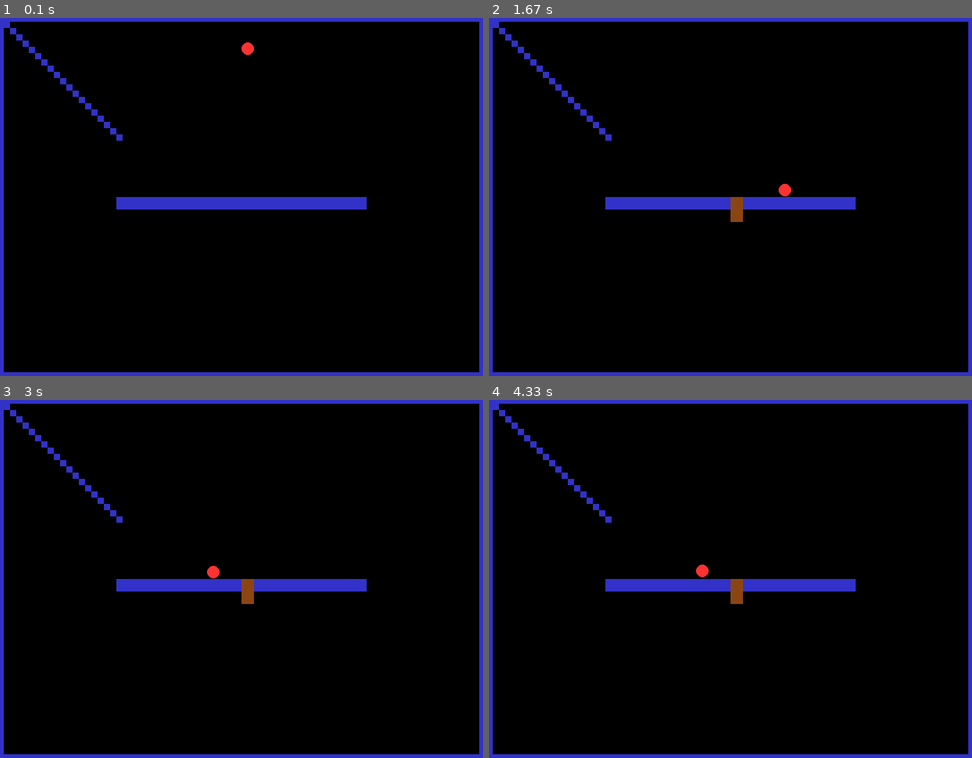
Above: before the commit, frames 1-4 (two rows, left to right).
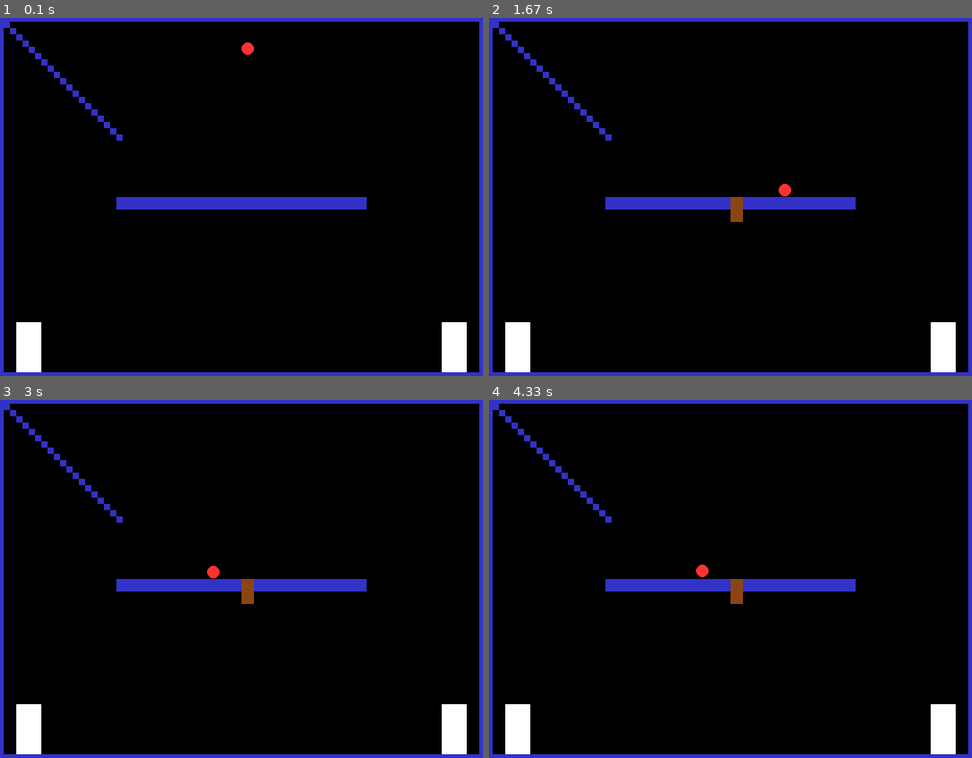
Above: after the commit, the same moments.

Repository: dankelley2/Pygame_BasicExamples
Game: pygame game, started from Platformer/game.py
The game is run twice, just before and just after one commit, with the same random seed, the same clock (stepped at 60 frames per second) and the same inputs.
Inputs (mouse positions are in pixels of both pictures, inside the frame that each line leads up to):
- Up to frame 1 (0.1 s): no input
- Up to frame 2 (1.67 s): click (730, 197) at 0.38 s; hold D 0.67-1.13 s; move the mouse to (711, 214) at 0.7 s; click (735, 222) at 1.22 s; hold D from 1.5 s (still down)
- Up to frame 3 (3 s): release D at 1.97 s; hold A 2-2.53 s; hold A 2.57-2.97 s
- Up to frame 4 (4.33 s): tap Space at 3, 3.4, 3.7, 4.07 s; hold D 3.33-3.97 s; hold A from 4 s (still down)

The runs differ from the first frame. In frame 1, 1.4% of the frame differs, in the area x 3-97%, y 84-99%; in frame 2, 1.4%; in frame 3, 1.4%; in frame 4, 1.4%.

Commit message:
scene updates

Diff:
--- a/Platformer/classes/entities.py
+++ b/Platformer/classes/entities.py
@@ -73,7 +73,7 @@
 
     all_objects=[]
 
-    def __init__(self, x, y, width, height, color, vx, vy):
+    def __init__(self, x, y, width, height, color, vx=0, vy=0):
         super().__init__(x, y, width, height, color)
         self.mass = width * height
         self.imass = 1 / self.mass
@@ -110,6 +110,11 @@
     def hit_by(self, other, collision_vector: pgm.Vector2):
         pass
 
+# Goal class that represents the goal in the game
+class Goal(Physical):
+    def __init__(self, x, y, width=40, height=80, color=(255,255,255)):
+        super().__init__(x, y, width, height, color)
+        self.locked = True
 
 # player class that represents the player in the game
 # This class inherits from Drawable, which is an example of polymorphism
@@ -120,6 +125,8 @@
         self.standing = False
         self.mass = math.pi * (width / 2) ** 2
         self.imass = 1 / self.mass
+        self.score = 0
+        self.health = 100
 
     def hit_by(self, other, collision_vector: pgm.Vector2):
         # if the other object is a wall
@@ -128,6 +135,11 @@
             if collision_vector.y == 1.0 and not self.standing:
                 self.vy = 0
                 self.standing = True
+
+        if isinstance(other, Goal):
+            # if the collision vector is pointing up, set the y velocity to 0, and standing to true
+            self.score += 1
+            other.destroy()
 
     # draw the object
     def draw(self, screen):
--- a/Platformer/classes/gamestate.py
+++ b/Platformer/classes/gamestate.py
@@ -2,10 +2,14 @@
 
 class GameState:
     def __init__(self):
+        # Initialize pygame when this class is instantiated
+        pygame.init()
         self.WIDTH, self.HEIGHT = 800, 600
-        self.screen = pygame.display.set_mode((self.WIDTH, self.HEIGHT), vsync=True)
+        self.screen = pygame.display.set_mode((self.WIDTH, self.HEIGHT))
         self.clock = pygame.time.Clock()
+        # set up game loop variable, may move this to a function later
         self.running = True
-
-        self.FPS = 60 # set FPS to something reasonable, Physics is locked to FPS at the moment
-        self.GRAVITY = 0.15
+        # set FPS to something reasonable
+        self.FPS = 60
+        # other setup stuff, will move this to a function later
+        self.GRAVITY = 0.25
--- a/Platformer/classes/scenes.py
+++ b/Platformer/classes/scenes.py
@@ -1,88 +1,164 @@
-from . import gamestate, entities, controllers
+from . import entities, physics, controllers, gamestate
+from abc import ABC, abstractmethod
+import pygame
 
-# basic scene class with: name variable, start function, next_scene variable
-class Scene:
-    def __init__(self, name):
-        self.name = name
-        self.game_state = gamestate.GameState()
-        self.engine: function = None
-        self.next_scene = None
-        self.dynamic_objects = []
-        self.walls = []
+class Scene(ABC):
+    def __init__(self, game_state : gamestate.GameState):
+        self.game_state = game_state
 
-    # def run(self, game_state):
-    #     if self.engine is not None:
-    #         self.engine(game_state)
-    #         if self.next_scene is not None:
-    #             self.next_scene.run(game_state)
-
-    def draw(self):
-        pass
-
+    @abstractmethod
     def setup(self):
         pass
 
-    # add a dynamic object to the scene
-    def add_dynamic_object(self, obj):
-        self.dynamic_objects.append(obj)
+    @abstractmethod
+    def run_engine(self):
+        pass
 
-    # add a wall to the scene
-    def add_wall(self, wall):
-        self.walls.append(wall)
+    @abstractmethod
+    def next_scene(self):
+        pass
 
-    def remove_dynamic_object(self, obj):
-        self.dynamic_objects.remove(obj)
+class Level_1(Scene):
+    def setup(self):
+        # clear all entities from the game state
+        clear_entities(self.game_state)
 
-    def remove_wall(self, wall):
-        self.walls.remove(wall)
+        # add walls around the edges of the screen
+        entities.Wall(0, 0, self.game_state.WIDTH, 20, color=(50, 50, 200))
+        entities.Wall(0, 0, 20, self.game_state.HEIGHT, color=(50, 50, 200))
+        entities.Wall(self.game_state.WIDTH - 20, 0, 20, self.game_state.HEIGHT, color=(50, 50, 200))
+        entities.Wall(0, self.game_state.HEIGHT - 20, self.game_state.WIDTH, 20, color=(50, 50, 200))
 
-    def clear_dynamic_objects(self):
-        self.dynamic_objects.clear()
+        # make a wall that spans half the screen horizontally
+        entities.Wall(self.game_state.WIDTH // 4, self.game_state.HEIGHT // 2, self.game_state.WIDTH // 2, 20, color=(50, 50, 200))
 
-    def clear_walls(self):
-        self.walls.clear()
+        # make 20x20 walls in a staircase pattern
+        for i in range(20):
+            entities.Wall(10 + i * 10, 10 + i * 10, 10, 10, color=(50, 50, 200))
 
-    def clear_all_objects(self):
-        self.clear_dynamic_objects()
-        self.walls.clear()
+        # make a Goal that is 100 px from the bottom, and 80 px from the right
+        entities.Goal(self.game_state.WIDTH - 80, self.game_state.HEIGHT - 100)
+        # make a Gola that is 100 px from the bottom, and 40 px from the left
+        entities.Goal(40, self.game_state.HEIGHT - 100)
+
+        # Create Character controller
+        self.player = entities.Player(self.game_state.WIDTH // 2, 50, 20, 20, color=(255, 50, 50))
+        self.game_state.character_controller = controllers.CharacterController(self.player)
+
+    # run the engine for this scene
+    def run_engine(self):
+        while True and self.game_state.running:
+            basic_engine(self.game_state)
+            basic_draw(self.game_state)
+            self.game_state.clock.tick(self.game_state.FPS)
+            if self.player.score == 2:
+                break
+
+    # determine the next scene, implment this later
+    def next_scene(self):
+        # determine and return the next scene
+        return Level_2(self.game_state)
 
 
-# level 1 scene class
-class level_1(Scene):
-    def __init__(self):
-        super().__init__("level_1")
-        self.next_scene = None
-        self.setup()
-
-    # setup the scene
+#Level 2 is the same as level 1, but with a different background color
+class Level_2(Scene):
     def setup(self):
-        # Character controller setup
-        player =  entities.Player(self.game_state.WIDTH // 2, 50, 20, 20, color=(255, 50, 50))
-        self.character_controller = controllers.CharacterController(player)
-
-        # Add to scene
-        self.add_dynamic_object(player)
+        # clear all entities from the game state
+        clear_entities(self.game_state)
 
         # add walls around the edges of the screen
-        self.add_wall(entities.Wall(0, 0, self.game_state.WIDTH, 20, color=(50, 50, 200)))
-        self.add_wall(entities.Wall(0, 0, 20, self.game_state.HEIGHT, color=(50, 50, 200)))
-        self.add_wall(entities.Wall(self.game_state.WIDTH - 20, 0, 20, self.game_state.HEIGHT, color=(50, 50, 200)))
-        self.add_wall(entities.Wall(0, self.game_state.HEIGHT - 20, self.game_state.WIDTH, 20, color=(50, 50, 200)))
+        entities.Wall(0, 0, self.game_state.WIDTH, 20, color=(200, 200, 200))
+        entities.Wall(0, 0, 20, self.game_state.HEIGHT, color=(200, 200, 200))
+        entities.Wall(self.game_state.WIDTH - 20, 0, 20, self.game_state.HEIGHT, color=(200, 200, 200))
+        entities.Wall(0, self.game_state.HEIGHT - 20, self.game_state.WIDTH, 20, color=(200, 200, 200))
+
         # make a wall that spans half the screen horizontally
-        self.add_wall(entities.Wall(self.game_state.WIDTH // 4, self.game_state.HEIGHT // 2, self.game_state.WIDTH // 2, 20, color=(50, 50, 200)))
+        entities.Wall(self.game_state.WIDTH // 4, self.game_state.HEIGHT // 2, self.game_state.WIDTH // 2, 20, color=(50, 50, 0))
+
         # make 20x20 walls in a staircase pattern
-        for i in range(10):
-            self.add_wall(entities.Wall(20 + i * 20, 20 + i * 20, 20, 20, color=(50, 50, 200)))
+        for i in range(20):
+            entities.Wall(10 + i * 10, 10 + i * 10, 10, 10, color=(50, 50, 200))
 
-    # Draw background with two layers of objects
-    def draw(self):
-        # Fill the screen with black
-        self.game_state.screen.fill((0, 0, 0))
+        # Create Character controller
+        player = entities.Player(self.game_state.WIDTH // 2, 50, 20, 20, color=(255, 50, 50))
+        self.game_state.character_controller = controllers.CharacterController(player)
 
-        # Draw the walls
-        for obj in self.walls:
-            obj.draw(self.game_state.screen)
+    # run the engine for this scene
+    def run_engine(self):
+        while True and self.game_state.running:
+            basic_engine(self.game_state)
+            basic_draw(self.game_state)
+            self.game_state.clock.tick(self.game_state.FPS)
 
-        # Draw the dynamic objects
-        for obj in self.dynamic_objects:
-            obj.draw(self.game_state.screen)
+    # determine the next scene, implment this later
+    def next_scene(self):
+        # determine and return the next scene
+        return None
+
+# clear Wall and Physical of all entities
+def clear_entities(game_state: gamestate.GameState):
+    entities.Wall.list_of_walls.clear()
+    entities.Physical.all_objects.clear()
+
+def basic_engine(game_state: gamestate.GameState):
+    # Process game events
+    # Set up character controller input object
+    game_state.input = controllers.Input()
+
+    # Event handling (Conrols etc)
+    for event in pygame.event.get():
+        if event.type == pygame.QUIT:
+            game_state.running = False # quit the game when the user clicks the X
+
+        elif event.type == pygame.KEYDOWN:
+            if event.key == pygame.K_SPACE:
+                game_state.input.jump = True
+            if event.key == pygame.K_ESCAPE:
+                game_state.running = False # can also quit using escape key
+
+        # check for mouse left click
+        elif event.type == pygame.MOUSEBUTTONDOWN and event.button == 1:
+            # get the position of the mouse
+            pos = pygame.mouse.get_pos()
+            # create a wall at the mouse position snapped to the nearest 20x20 grid
+            entities.Wall(pos[0] - pos[0] % 20, pos[1] - pos[1] % 20, 20, 20, color=(50, 50, 255))
+            entities.Wall.try_merge_walls()
+
+    # Get a list of all pressed keys
+    keys = pygame.key.get_pressed()
+
+    if keys[pygame.K_a]:
+        game_state.input.left = True
+    if keys[pygame.K_d]:
+        game_state.input.right = True
+
+    # Run character controller
+    game_state.character_controller.set_input(game_state.input)
+
+    # Run physics Simulation
+    for obj in entities.Physical.all_objects:
+        # add gravity to all objects
+        if not obj.locked:
+            obj.add_velocity(0, game_state.GRAVITY)
+        # move all objects
+        obj.step()
+        # Check for and resolve collisions
+        collision_manifolds = physics.generate_collision_pairs(entities.Physical.all_objects)
+        if len(collision_manifolds) > 0:
+            physics.resolve_collision_pairs(collision_manifolds)
+
+
+
+# draw function for the program
+def basic_draw(game_state: gamestate.GameState):
+    global bullets
+
+    # Fill the screen with black
+    game_state.screen.fill((0, 0, 0))
+
+    # Draw the physics objects
+    for obj in entities.Physical.all_objects:
+        obj.draw(game_state.screen)
+
+    # Swap display buffers
+    pygame.display.flip()
--- a/Platformer/game.py
+++ b/Platformer/game.py
@@ -1,134 +1,36 @@
 import pygame
 import sys
-from classes import entities, physics, controllers
+from classes import gamestate, scenes
 
-class GameState:
-    def __init__(self):
-        # Initialize pygame when this class is instantiated
-        pygame.init()
-        self.WIDTH, self.HEIGHT = 800, 600
-        self.screen = pygame.display.set_mode((self.WIDTH, self.HEIGHT))
-        self.clock = pygame.time.Clock()
-
-        # set up game loop variable, may move this to a function later
-        self.running = True
-
-        # set FPS to something reasonable
-        self.FPS = 60
-
-        # other setup stuff, will move this to a function later
-        self.GRAVITY = 0.25
-        player =  entities.Player(self.WIDTH // 2, 50, 20, 20, color=(255, 50, 50))
-        self.character_controller = controllers.CharacterController(player)
-        self.bullets = []
-
-# function to add wall entities to the game around the edges of the screen
-def add_boundaries(game_state: GameState):
-    # add walls around the edges of the screen
-    entities.Wall(0, 0, game_state.WIDTH, 20, color=(50, 50, 200))
-    entities.Wall(0, 0, 20, game_state.HEIGHT, color=(50, 50, 200))
-    entities.Wall(game_state.WIDTH - 20, 0, 20, game_state.HEIGHT, color=(50, 50, 200))
-    entities.Wall(0, game_state.HEIGHT - 20, game_state.WIDTH, 20, color=(50, 50, 200))
-
-    # make a wall that spans half the screen horizontally
-    entities.Wall(game_state.WIDTH // 4, game_state.HEIGHT // 2, game_state.WIDTH // 2, 20, color=(50, 50, 200))
-
-    # make 20x20 walls in a staircase pattern
-    for i in range(20):
-        entities.Wall(10 + i * 10, 10 + i * 10, 10, 10, color=(50, 50, 200))
 
 # Main game loop
-def game_loop(game_state: GameState):
+def game_loop(game_state: gamestate.GameState, current_scene: scenes.Scene):
     while game_state.running:
+        # Setup current scene
+        current_scene.setup()
+
         # Process game events
-        run_engine(game_state)
+        current_scene.run_engine()
 
-        # draw everything
-        draw_game(game_state)
+        # Determine the next scene
+        current_scene = current_scene.next_scene()
 
-        # Limit the frame rate
-        game_state.clock.tick(game_state.FPS)
-
-
-# Process game events
-def run_engine(game_state: GameState):
-
-    # Set up character controller input object
-    game_state.input = controllers.Input()
-
-    # Event handling (Conrols etc)
-    for event in pygame.event.get():
-        if event.type == pygame.QUIT:
-            game_state.running = False # quit the game when the user clicks the X
-
-        elif event.type == pygame.KEYDOWN:
-            if event.key == pygame.K_SPACE:
-                game_state.input.jump = True
-            if event.key == pygame.K_ESCAPE:
-                game_state.running = False # can also quit using escape key
-
-        # check for mouse left click
-        elif event.type == pygame.MOUSEBUTTONDOWN and event.button == 1:
-            # get the position of the mouse
-            pos = pygame.mouse.get_pos()
-            # create a wall at the mouse position snapped to the nearest 20x20 grid
-            entities.Wall(pos[0] - pos[0] % 20, pos[1] - pos[1] % 20, 20, 20, color=(50, 50, 255))
-            entities.Wall.try_merge_walls()
-
-    # Get a list of all pressed keys
-    keys = pygame.key.get_pressed()
-
-    if keys[pygame.K_a]:
-        game_state.input.left = True
-    if keys[pygame.K_d]:
-        game_state.input.right = True
-
-    # Run character controller
-    game_state.character_controller.set_input(game_state.input)
-
-    # Run physics Simulation
-    for obj in entities.Physical.all_objects:
-        # add gravity to all objects
-        if not obj.locked:
-            obj.add_velocity(0, game_state.GRAVITY)
-        # move all objects
-        obj.step()
-        # Check for and resolve collisions
-        collision_manifolds = physics.generate_collision_pairs(entities.Physical.all_objects)
-        if len(collision_manifolds) > 0:
-            physics.resolve_collision_pairs(collision_manifolds)
-
-
-# draw function for the program
-def draw_game(game_state: GameState):
-    global bullets
-
-    # Fill the screen with black
-    game_state.screen.fill((0, 0, 0))
-
-    # Draw the physics objects
-    for obj in entities.Physical.all_objects:
-        obj.draw(game_state.screen)
-
-    # Draw the bullets
-    for bullet in game_state.bullets:
-        bullet.draw(game_state.screen)
-
-    # Swap display buffers
-    pygame.display.flip()
+        # Test Exit condition
+        if current_scene is None:
+            break
 
 
 # main function for the program
 def main():
 
     # create game state object at start of program
-    game_state = GameState()
+    game_state = gamestate.GameState()
 
-    # add boundaries to the game
-    add_boundaries(game_state)
+    # Choose a scene to start on
+    initial_scene = scenes.Level_1(game_state)
 
     # run game loop function, pass game state object as parameter/argument
-    game_loop(game_state)
+    game_loop(game_state, initial_scene)
 
     # Quit Pygame
     pygame.quit()
